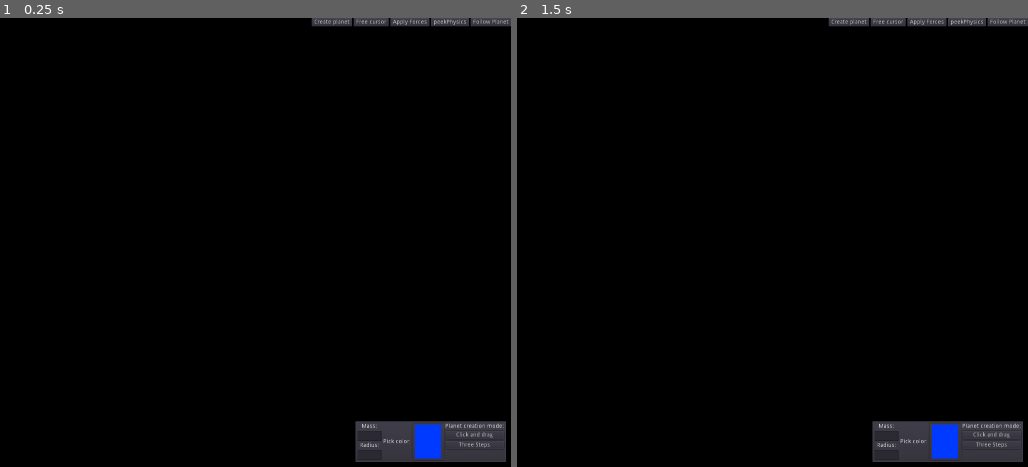
Above: before the commit, frames 1-2 (left to right).
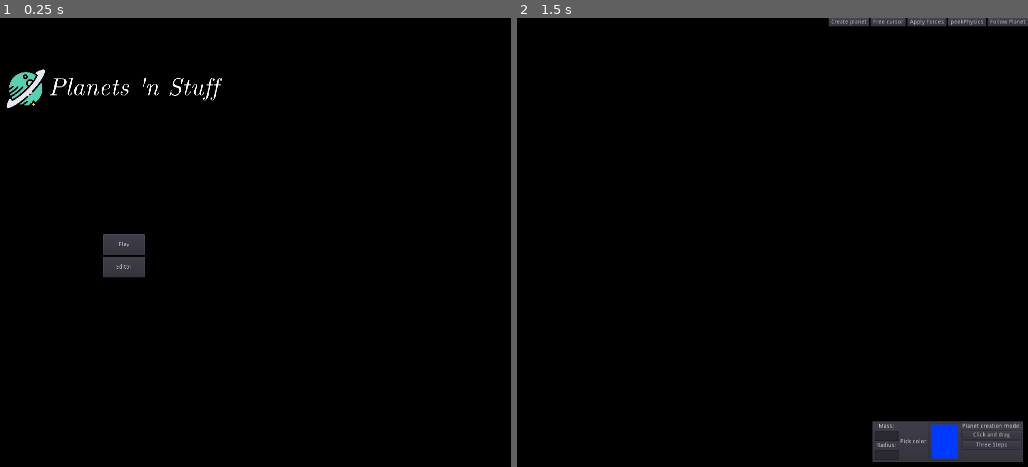
Above: after the commit, the same moments.

Repository: AllergicGorilla/shiny-spork
Game: Godot game, scene res://TitleScreen.tscn
The game is run twice, just before and just after one commit, with the same random seed, the same clock (stepped at 60 frames per second) and the same inputs. Before the commit the project starts from res://Main.tscn.
Inputs (mouse positions are in pixels of both pictures, inside the frame that each line leads up to):
- Up to frame 1 (0.25 s): no input
- Up to frame 2 (1.5 s): click (639, 264) at 0.5 s, where only the run after the commit has a clickable "Editor"; click (639, 242) at 1.25 s, where only the run after the commit has a clickable "Play"

The runs differ from the first frame. In frame 1, 4.9% of the frame differs, in the area x 1-100%, y 0-99%; in frame 2, nothing differs.

Commit message:
Added title screen

Diff:
--- /dev/null
+++ b/TitleScreen.gd
@@ -0,0 +1,4 @@
+extends CanvasLayer
+
+func _on_Play_pressed():
+	get_tree().change_scene("res://Main.tscn")
--- /dev/null
+++ b/TitleScreen.tscn
@@ -0,0 +1,61 @@
+[gd_scene load_steps=5 format=2]
+
+[ext_resource path="res://TitleScreen.gd" type="Script" id=1]
+[ext_resource path="res://icon.png" type="Texture" id=2]
+[ext_resource path="res://assets/fonts/cmu.serif-italic.ttf" type="DynamicFontData" id=3]
+
+[sub_resource type="DynamicFont" id=1]
+size = 60
+font_data = ExtResource( 3 )
+
+[node name="TitleScreen" type="CanvasLayer"]
+script = ExtResource( 1 )
+
+[node name="VBoxContainer" type="VBoxContainer" parent="."]
+anchor_left = 0.5
+anchor_top = 0.5
+anchor_right = 0.5
+anchor_bottom = 0.5
+margin_left = -20.0
+margin_top = -20.0
+margin_right = 20.0
+margin_bottom = 20.0
+alignment = 1
+
+[node name="Play" type="Button" parent="VBoxContainer"]
+margin_right = 100.0
+margin_bottom = 50.0
+rect_min_size = Vector2( 100, 50 )
+text = "Play"
+
+[node name="Editor" type="Button" parent="VBoxContainer"]
+margin_top = 54.0
+margin_right = 100.0
+margin_bottom = 104.0
+rect_min_size = Vector2( 100, 50 )
+text = "Editor"
+
+[node name="TitleBox" type="HBoxContainer" parent="."]
+anchor_left = 0.5
+anchor_right = 0.5
+margin_left = -256.5
+margin_top = 120.0
+margin_right = 256.5
+margin_bottom = 220.0
+
+[node name="TextureRect" type="TextureRect" parent="TitleBox"]
+margin_right = 100.0
+margin_bottom = 100.0
+rect_min_size = Vector2( 100, 100 )
+texture = ExtResource( 2 )
+expand = true
+stretch_mode = 6
+
+[node name="Label" type="Label" parent="TitleBox"]
+margin_left = 104.0
+margin_top = 10.0
+margin_right = 513.0
+margin_bottom = 89.0
+custom_fonts/font = SubResource( 1 )
+text = "Planets 'n Stuff"
+[connection signal="pressed" from="VBoxContainer/Play" to="." method="_on_Play_pressed"]
--- a/gui/tools/Tools.gd
+++ b/gui/tools/Tools.gd
@@ -1,6 +1,5 @@
 extends Node
 enum TOOL{createPlanet, freeCursor, applyForce, peekPhysics}
-
 
 var currentState = TOOL.freeCursor setget set_current_state
 
--- a/project.godot
+++ b/project.godot
@@ -33,7 +33,7 @@
 [application]
 
 config/name="GravityStuuff"
-run/main_scene="res://Main.tscn"
+run/main_scene="res://TitleScreen.tscn"
 config/icon="res://icon.png"
 
 [autoload]
Binary file added: assets/fonts/cmu.serif-italic.ttf
Binary file added: assets/fonts/cmu.serif-roman.ttf
